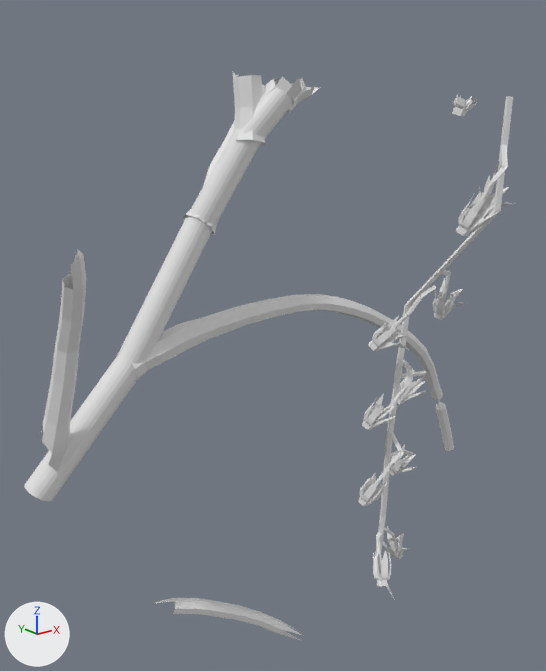
Before and after pictures for a commit that changed the OBJ model meshes/env/plants/v9_rachis3.obj.
Before and after are seen from a camera (50 mm lens) standing at (-0.279, -0.218, 0.005) and looking at (-0.063, 0.052, -0.103). The axes (+X, +Y, +Z) are drawn at lower left. The lights are the same throughout. The first picture is the older version. Where no turn or scale is listed for an object, it has been applied to the vertices. Vertices at exactly the same position are counted once.

Names of what the first picture shows: 'v9_rachis3'.
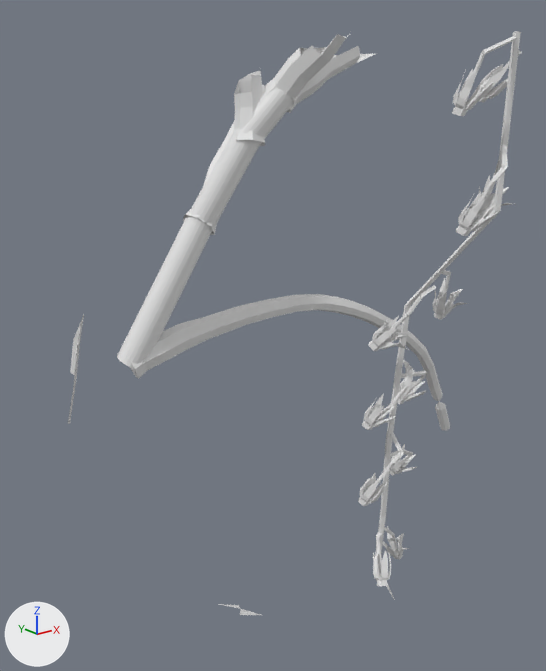
Boxes [x1, y1, x2, y2] around the edits, measured in the pictures (546 x 671 px):
'v9_rachis3', reshaped (8% narrower): before [24, 72, 516, 641]; after [68, 31, 522, 615]
part 1 of me_v9_rachis3, added: after [480, 50, 522, 103]
part 2 of me_v9_rachis3, deleted: before [24, 249, 138, 501]
part 3 of me_v9_rachis3, deleted: before [155, 598, 304, 641]
part 4 of me_v9_rachis3, deleted: before [441, 427, 454, 451]
part 5 of me_v9_rachis3, built on: before [233, 72, 471, 116]; after [240, 31, 521, 116]

Diff of the bpy script that builds the scene:
```diff
--- a/meshes/env/plants/v9_rachis3.obj.py
+++ b/meshes/env/plants/v9_rachis3.obj.py
@@ me_v9_rachis3 @@
 # used by ob_v9_rachis3; location = (0.0, 0.0, 0.0)
-me_v9_rachis3.from_pydata(...)  # 1745 vertices, 3212 faces; spans x -0.179..0.103, y -0.043..0.088, z -0.285..0.016
+me_v9_rachis3.from_pydata(...)  # 1812 vertices, 3371 faces; spans x -0.164..0.095, y -0.043..0.086, z -0.26..0.031
+# me_v9_rachis3 part 1: a new loose piece of 90 vertices spanning x 0.0..0.009, y -0.023..-0.005, z 0.003..0.024
+# me_v9_rachis3 part 2
+# 93 vertices are removed from x -0.179..-0.161, y 0.029..0.088, z -0.166..-0.046
+# 175 faces are deleted
+# me_v9_rachis3 part 3
+# 47 vertices are removed from x -0.125..-0.042, y 0.048..0.074, z -0.285..-0.237
+# 82 faces are deleted
+# me_v9_rachis3 part 4
+# 7 vertices are removed from x 0.097..0.103, y 0.065..0.071, z -0.219..-0.216
+# 14 faces are deleted
+# me_v9_rachis3 part 5
+# 6 vertices are removed from x -0.081..-0.051, y 0.053..0.085, z 0.009..0.016
+# 27 faces are deleted
+# 2 vertices move within x -0.029, y -0.026, z 0.001
+# 130 vertices are added at x -0.072..-0.001, y -0.036..0.059, z 0.005..0.031
+# 284 new faces join them
```
